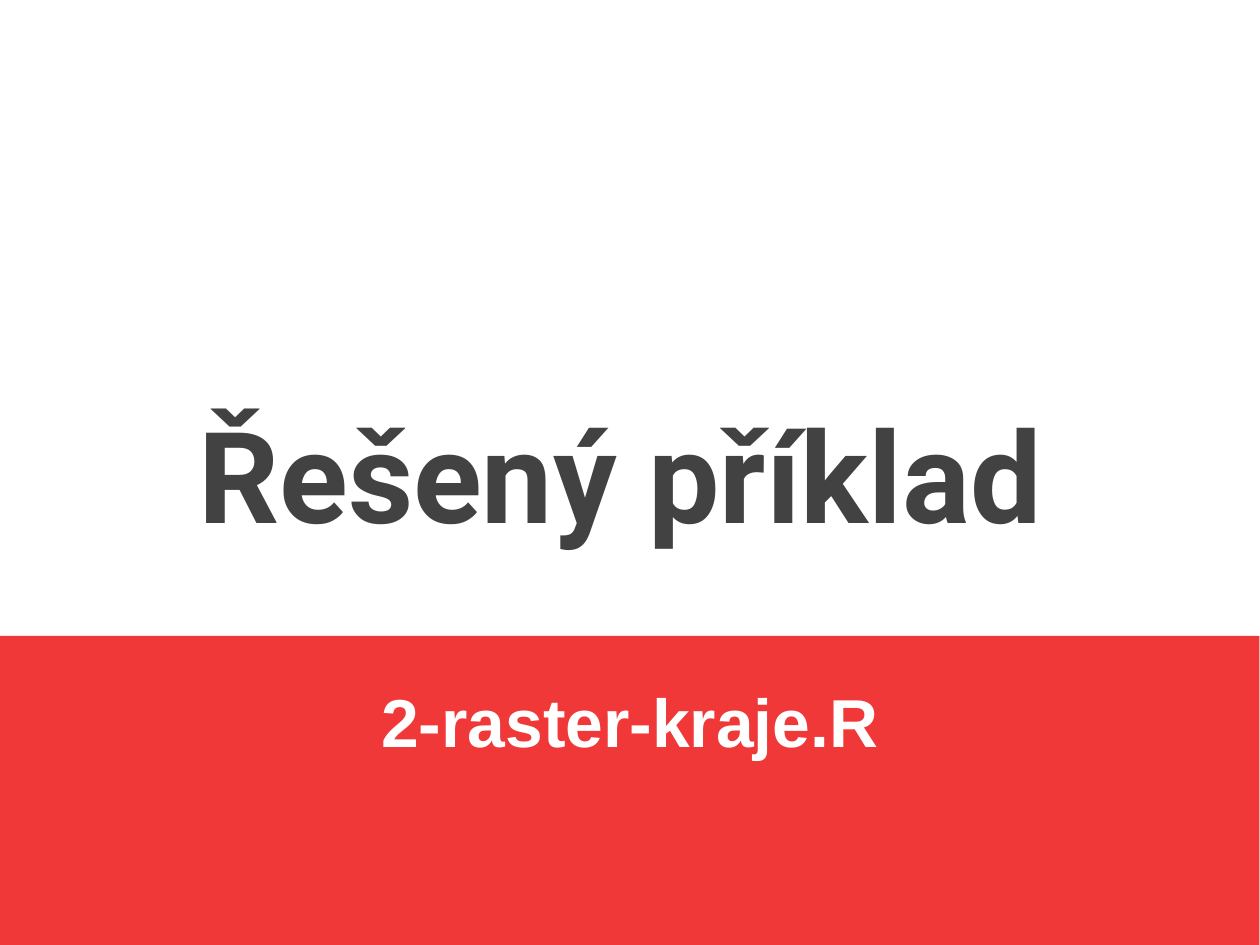
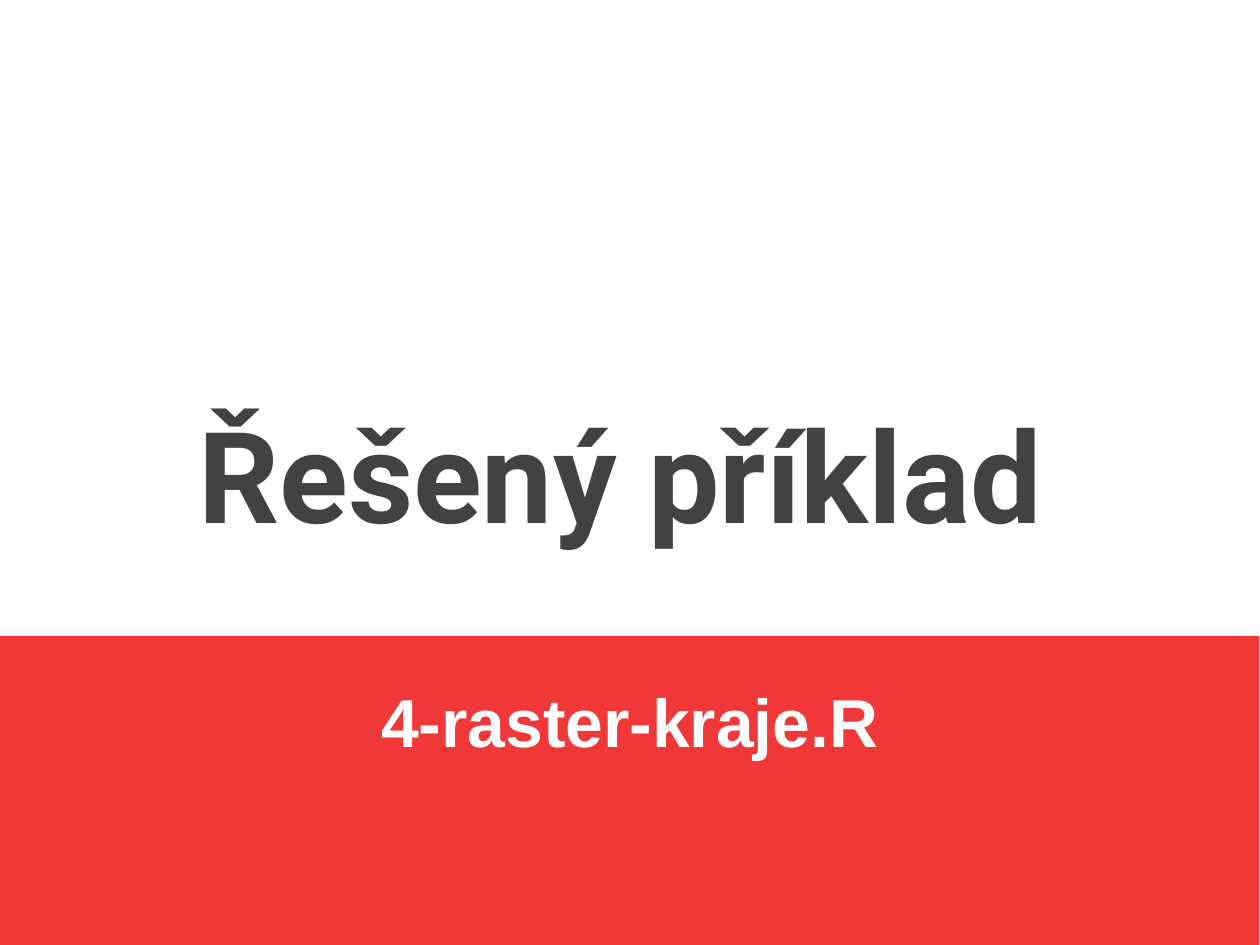
Before and after one commit to jlacko/4EK418, a slide deck: slide 18 of prez/4 - operace mezi objekty.odp. Drawn at 1260x945 pixels with LibreOffice and Linux fonts; fonts in the diff are those of the drawing. Boxes give left, top, right and bottom in pixels: in the first picture for what was removed or moved away, otherwise in the second. Text is boxed around its words. In the diff, an @@ line names an element or a change of style, - is before the commit and + after.

```diff
--- a/prez/4 - operace mezi objekty.odp
+++ b/prez/4 - operace mezi objekty.odp
@@ subtitle at box(381, 698, 878, 760): text changed @@
-2-raster-kraje.R
+4-raster-kraje.R
```
Also in this commit, not shown: 5 other slides changed, 59 other files.
